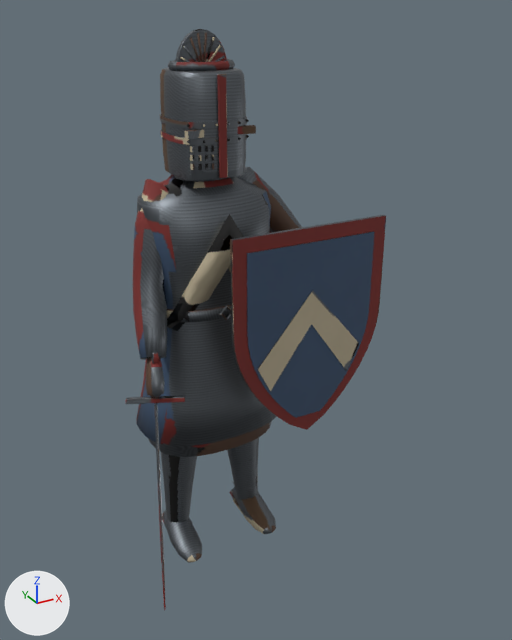
A saved change to the Blender file Assets/Models/ArtBible/Enemies/High/HouseholdKnight/HouseholdKnight.blend.
Before and after are seen from a 50 mm lens placed at (-1.02, -2.23, 2.01), pointed at (0.18, -0.05, 0.92). Every picture has the same lights, and +X, +Y and +Z are marked at lower left. The picture after the commit comes second.

Objects in the first picture: 'HouseholdKnight'.
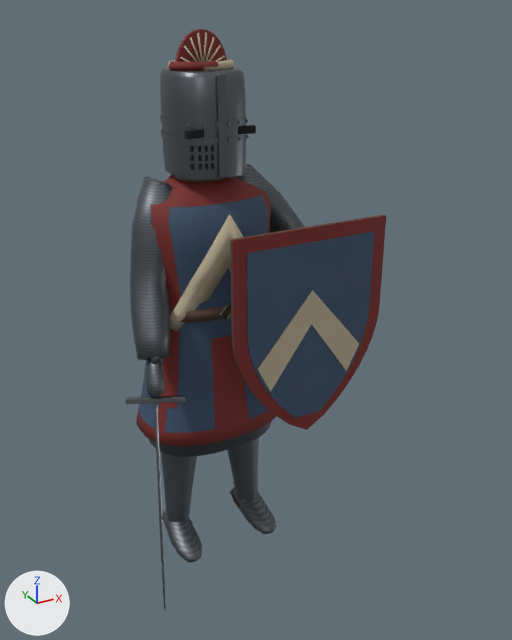
Patch to the scene script:
```diff
--- a/Assets/Models/ArtBible/Enemies/High/HouseholdKnight/HouseholdKnight.blend.py
+++ b/Assets/Models/ArtBible/Enemies/High/HouseholdKnight/HouseholdKnight.blend.py
@@ me_householdknight @@
 # used by ob_householdknight; location = (0.0, 0.0, 0.0)
-me_householdknight.from_pydata(...)  # 3123 vertices, 3042 faces; spans x -0.4..0.54, y -0.38..0.45, z 0.0..1.95
+me_householdknight.from_pydata(...)  # 3155 vertices, 3074 faces; spans x -0.4..0.54, y -0.38..0.45, z 0.0..1.95
+# me_householdknight part 1: 107 vertices moved from x -0.29..0.42, y -0.23..0.07, z 0.94..1.68 to x -0.29..0.43, y -0.23..0.08, z 0.94..1.68; 90 vertices removed from x -0.32..-0.08, y -0.2..0.07, z 0.89..1.49; 90 vertices added at x -0.33..-0.07, y -0.21..0.08, z 0.89..1.5
+# me_householdknight part 2: 32 vertices added at x -0.28..0.28, y -0.2..0.2, z 0.59
+# me_householdknight part 3: 2564 kept faces spanning x -0.4..0.54, y -0.38..0.45, z 0.0..1.95 get new texture (UV) coordinates
 me_householdknight.materials.append(mat_householdknight)
```

Changed parts and their boxes (x1, y1, x2, y2) in the pictures (512 x 640 px; the box of a moved part takes in the faces that stretch with it):
part 1 of me_householdknight, moved or reshaped
    before: (133, 123, 302, 360)
    after: (130, 124, 305, 363)
part 2 of me_householdknight, added
    after: (136, 387, 277, 446)
part 3 of me_householdknight, surface changed
    both: (126, 29, 383, 610)
